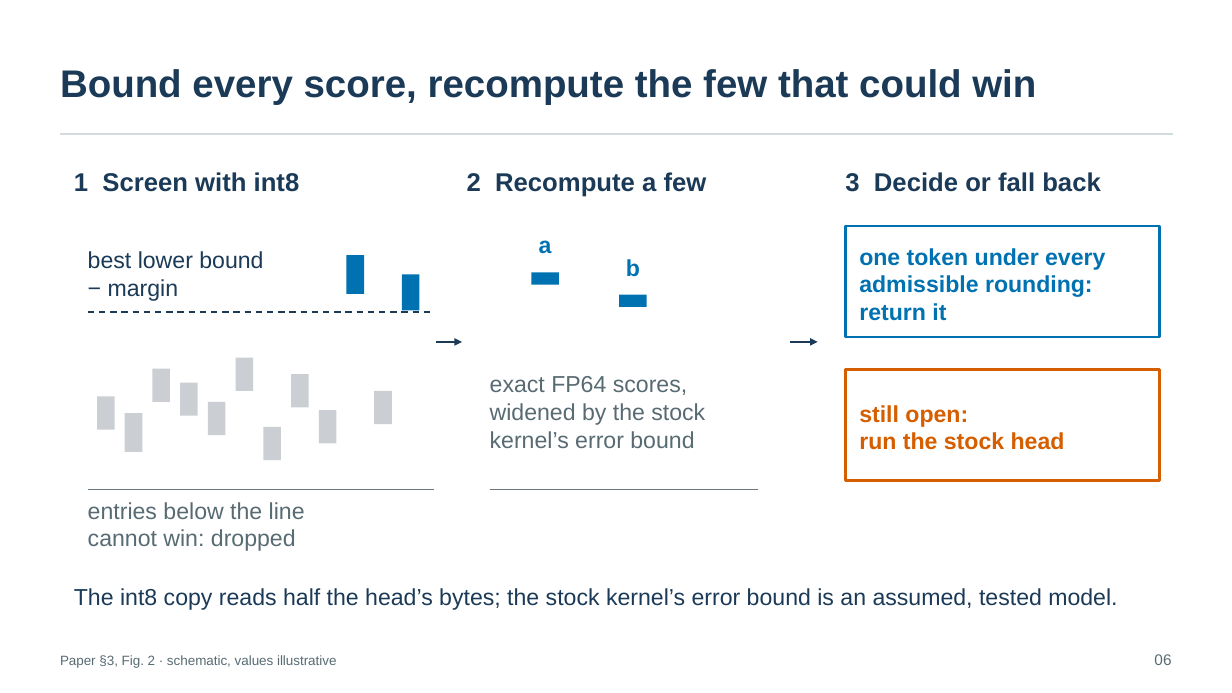
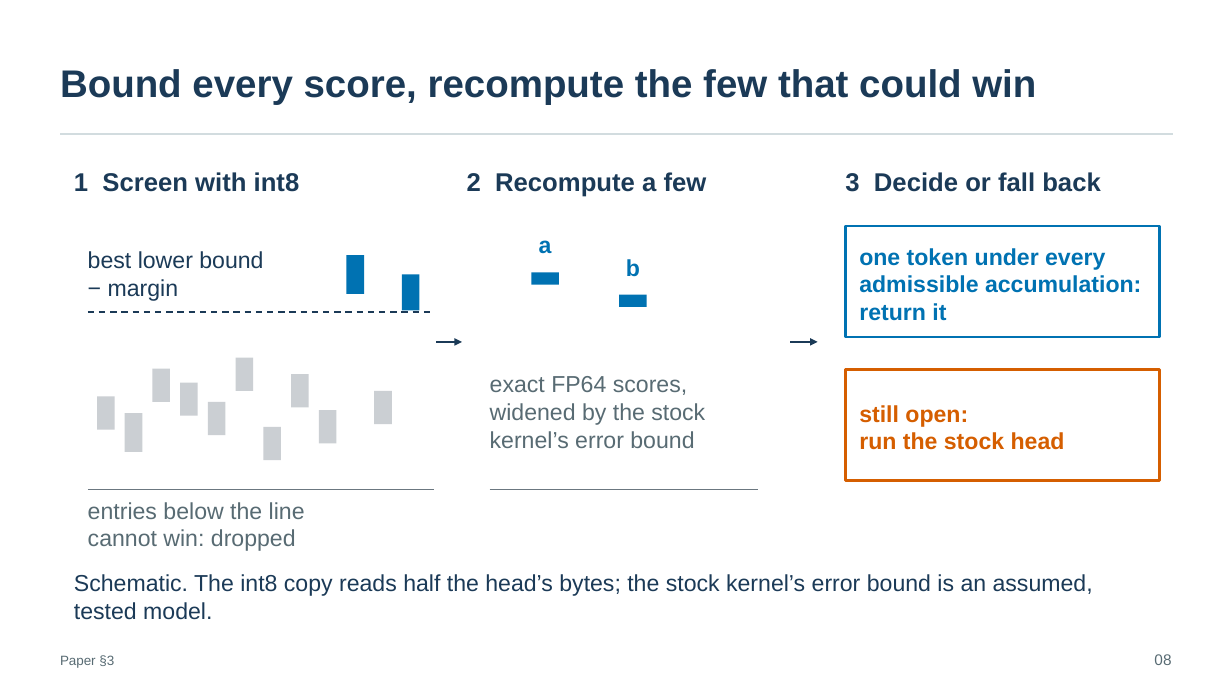
Before and after one commit to SamMausberg/verified-progress, a slide deck: slide 8 of presentation/verifier_paper_talk.pptx (slide 6 before the commit). Drawn at 1232x693 pixels with LibreOffice and Linux fonts; fonts in the diff are those of the drawing. Boxes give left, top, right and bottom in pixels: in the first picture for what was removed or moved away, otherwise in the second. Text is boxed around its words. In the diff, an @@ line names an element or a change of style, - is before the commit and + after.

```diff
--- a/presentation/verifier_paper_talk.pptx
+++ b/presentation/verifier_paper_talk.pptx
@@ text at [859, 275, 1141, 293]: text changed @@
-admissible rounding:
+admissible accumulation:
@@ text at [74, 574, 1093, 620]: text changed @@
-The int8 copy reads half the head’s bytes; the stock kernel’s error bound is an assumed, tested model.
+Schematic. The int8 copy reads half the head’s bytes; the stock kernel’s error bound is an assumed, tested model.
@@ text at [60, 655, 114, 668]: text changed @@
-Paper §3, Fig. 2 · schematic, values illustrative
+Paper §3
@@ text at [1154, 654, 1171, 665]: text changed @@
-06
+08
```
Also in this commit, not shown: 27 other slides changed, 2 slides added, 2 slides removed, 3 other files.
